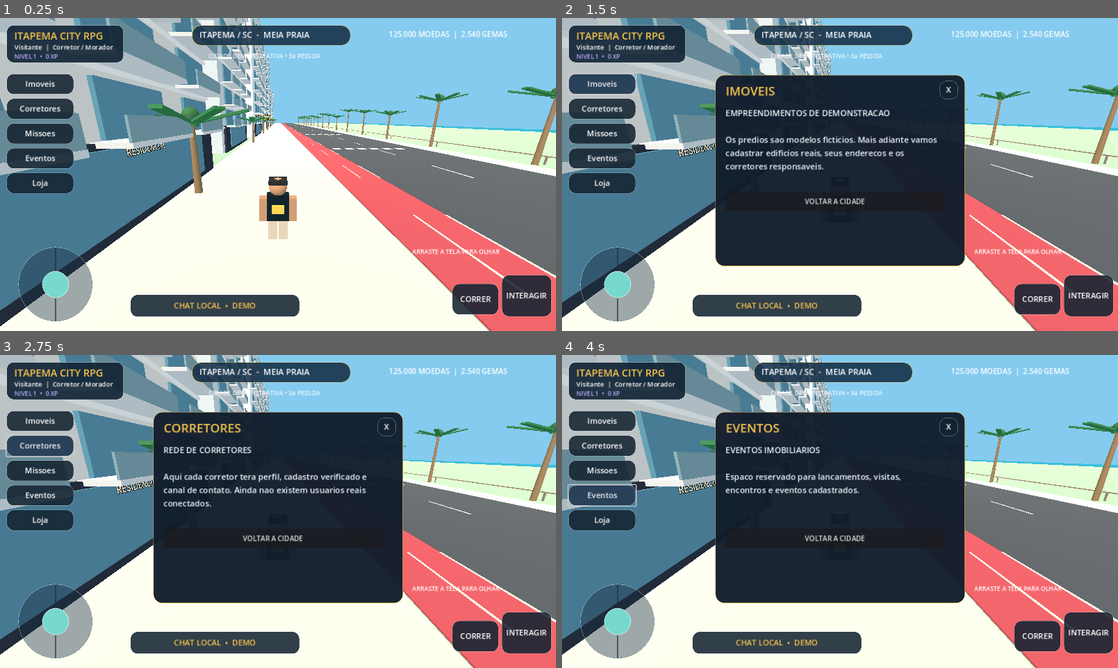
Above: before the commit, frames 1-4 (two rows, left to right).
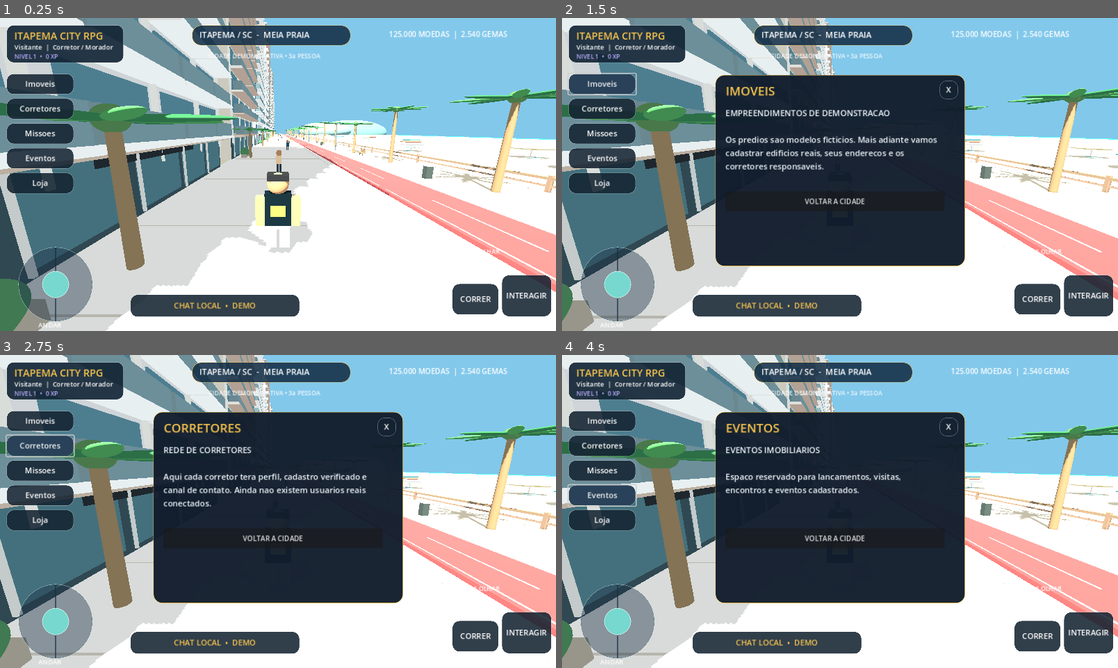
Above: after the commit, the same moments.

Repository: renatoaptv/Itapema-city-rpg
Game: Godot game, scene res://scenes/main.tscn
The game is run twice, just before and just after one commit, with the same random seed, the same clock (stepped at 60 frames per second) and the same inputs.
Inputs (mouse positions are in pixels of both pictures, inside the frame that each line leads up to):
- Up to frame 1 (0.25 s): no input
- Up to frame 2 (1.5 s): tap Enter at 0.5 s; move the mouse to (962, 158) at 0.52 s; hold D 0.53-1.25 s; tap E at 0.6 s; click (962, 158) at 0.67 s; click "Imoveis" at 1.25 s
- Up to frame 3 (2.75 s): click "Corretores" at 2 s
- Up to frame 4 (4 s): click "Missoes" at 2.75 s; click "Eventos" at 3.5 s

The runs differ from the first frame. In frame 1, 46% of the frame differs, in the area x 0-100%, y 0-100%; in frame 2, 29%; in frame 3, 29%; in frame 4, 29%.

Commit message:
Ativa novo cenário da orla sem avenida e ajusta câmera do avatar

Diff:
--- a/scripts/main.gd
+++ b/scripts/main.gd
@@ -86,59 +86,9 @@
 	return mesh
 
 func _make_world() -> void:
-	var env_node := WorldEnvironment.new()
-	add_child(env_node)
-	var env := Environment.new()
-	env.background_mode = Environment.BG_COLOR
-	env.background_color = SKY
-	env.ambient_light_source = Environment.AMBIENT_SOURCE_COLOR
-	env.ambient_light_color = Color("#d3e5f4")
-	env.ambient_light_energy = 0.95
-	env_node.environment = env
-	var sun := DirectionalLight3D.new()
-	add_child(sun)
-	sun.rotation_degrees = Vector3(-53, -33, 0)
-	sun.light_energy = 1.35
-	sun.light_color = Color("#fff2dc")
-	sun.shadow_enabled = false
-
-	# Calçada, ciclovia, avenida, faixa de areia e mar.
-	_box(Vector3(0, -0.35, -135), Vector3(220, 0.6, 380), Color("#9cb99a"))
-	_box(Vector3(-5, -0.09, -135), Vector3(12, 0.2, 380), Color("#d7cec0"))
-	_box(Vector3(3, -0.085, -135), Vector3(3.8, 0.2, 380), Color("#bd4b52"))
-	_box(Vector3(13, -0.12, -135), Vector3(16, 0.2, 380), Color("#494e53"))
-	_box(Vector3(22.5, -0.08, -135), Vector3(3.2, 0.2, 380), Color("#d8cfc1"))
-	_box(Vector3(39, -0.16, -135), Vector3(30, 0.2, 380), Color("#efdbad"))
-	_box(Vector3(98, -0.23, -135), Vector3(88, 0.2, 380), Color("#32a5c1"), 0.15)
-	# Bordas e marcações de pista.
-	for i in range(30):
-		var z := 26.0 - float(i) * 12.0
-		_box(Vector3(13.0, 0.015, z), Vector3(0.15, 0.03, 5), Color("#f3ebd3"))
-		_box(Vector3(3.15, 0.025, z), Vector3(0.1, 0.025, 5), Color("#f4c3ba"))
-		_box(Vector3(4.85, 0.025, z), Vector3(0.1, 0.025, 5), Color("#f4c3ba"))
-		if i % 3 == 0:
-			for stripe in range(6):
-				_box(Vector3(6.3 + stripe * 2.2, 0.025, z - 4), Vector3(1.35, 0.03, 1.9), Color("#faf9f0"))
-	# Torres individualizadas de exemplo com sacadas e vitrines.
-	for i in range(9):
-		_make_building(i, -11.0 - float(i % 2) * 1.1, 11.0 - float(i) * 31.0)
-	# Paisagismo e guarda-corpos.
-	for i in range(19):
-		var z := 15.0 - float(i) * 16.0
-		_make_palm(25.0, z, 6.4 + float(i % 3))
-		if i % 2 == 0:
-			_make_palm(-9.5, z - 7.0, 4.8)
-		_box(Vector3(26.1, 0.48, z), Vector3(0.12, 1, 0.15), Color("#897b69"))
-		_box(Vector3(26.1, 0.93, z - 8.0), Vector3(0.10, 0.12, 16.0), Color("#96816b"))
-	# Marcador 3D na rua (nao e anuncio real).
-	var marker := Label3D.new()
-	marker.text = "LANCAMENTO\nDEMONSTRATIVO"
-	marker.position = Vector3(-8.7, 5.7, demo_building_z)
-	marker.font_size = 64
-	marker.pixel_size = 0.012
-	marker.modulate = GOLD
-	marker.billboard = BaseMaterial3D.BILLBOARD_ENABLED
-	add_child(marker)
+	# Orla em cena separada: facil trocar edificios por modelos GLB reais.
+	var city_scene := preload("res://scripts/city_world.gd")
+	add_child(city_scene.new())
 
 func _make_building(i: int, frontage_x: float, z: float) -> void:
 	var levels := 8 + (i % 5)
@@ -177,7 +127,7 @@
 
 func _make_player() -> void:
 	player = Node3D.new()
-	player.position = Vector3(-4, 0.32, 14)
+	player.position = Vector3(-1.5, 0.32, 14)
 	add_child(player)
 	_box(Vector3(0, 1.32, 0), Vector3(0.83, 1.05, 0.39), Color("#15242a"), 0.15, player)
 	_ball(Vector3(0, 2.12, 0), 0.34, Color("#c58c63"), player)
@@ -191,7 +141,7 @@
 	camera.current = true
 	camera.fov = 76
 	add_child(camera)
-	camera.position = player.position + Vector3(0, 4.1, 7.8)
+	camera.position = player.position + Vector3(0, 3.7, 6.3)
 	camera.look_at(player.position + Vector3(0, 1.5, -4.0), Vector3.UP)
 
 func _style(background: Color, border: Color = Color("#ffffff46"), radius: int = 16) -> StyleBoxFlat:
@@ -422,7 +372,7 @@
 		displacement = Vector3.ZERO
 	var before := player.position
 	player.position += displacement
-	player.position.x = clampf(player.position.x, -8.3, 23.0)
+	player.position.x = clampf(player.position.x, -5.4, 24.0)
 	player.position.z = clampf(player.position.z, -310.0, 22.0)
 	traveled += before.distance_to(player.position)
 	if traveled >= 60.0 and xp < 100:
@@ -437,6 +387,6 @@
 	else:
 		leg_l.rotation.x = lerpf(leg_l.rotation.x, 0, delta * 8)
 		leg_r.rotation.x = lerpf(leg_r.rotation.x, 0, delta * 8)
-	var behind := Vector3(sin(yaw) * 7.0, 4.6, cos(yaw) * 7.0)
+	var behind := Vector3(sin(yaw) * 6.0, 3.7, cos(yaw) * 6.0)
 	camera.position = camera.position.lerp(player.position + behind, minf(1.0, delta * 7.0))
 	camera.look_at(player.position + Vector3(-sin(yaw) * 3.3, 1.7, -cos(yaw) * 3.3), Vector3.UP)
